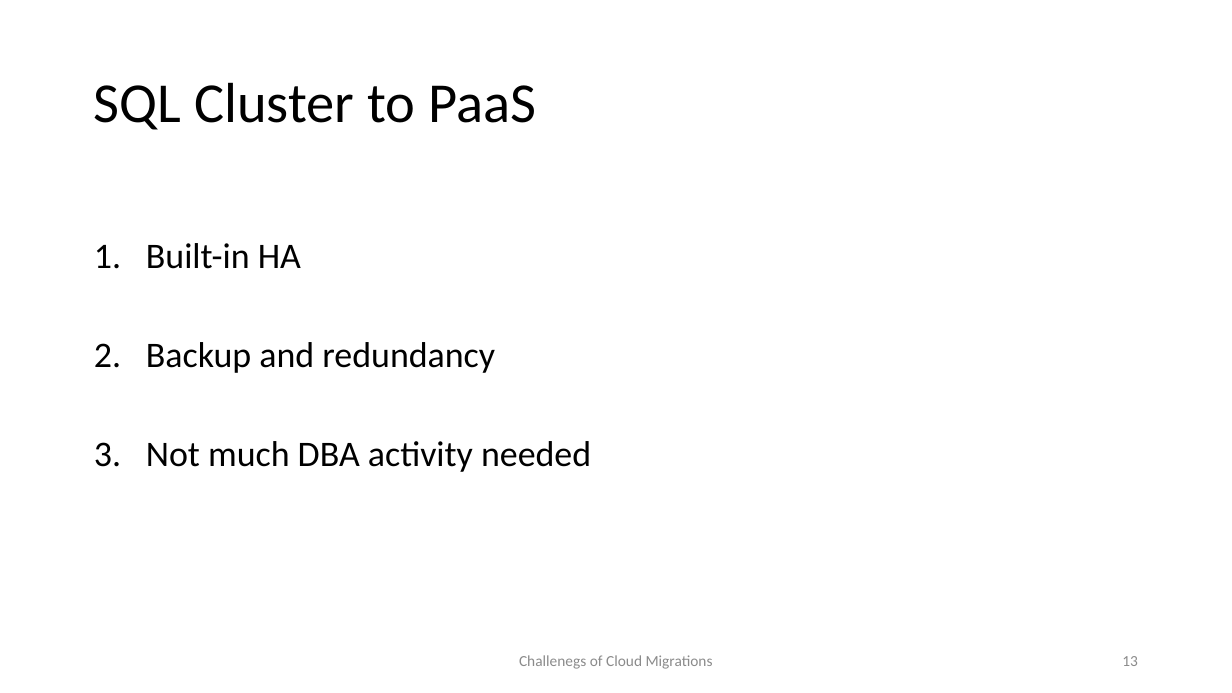
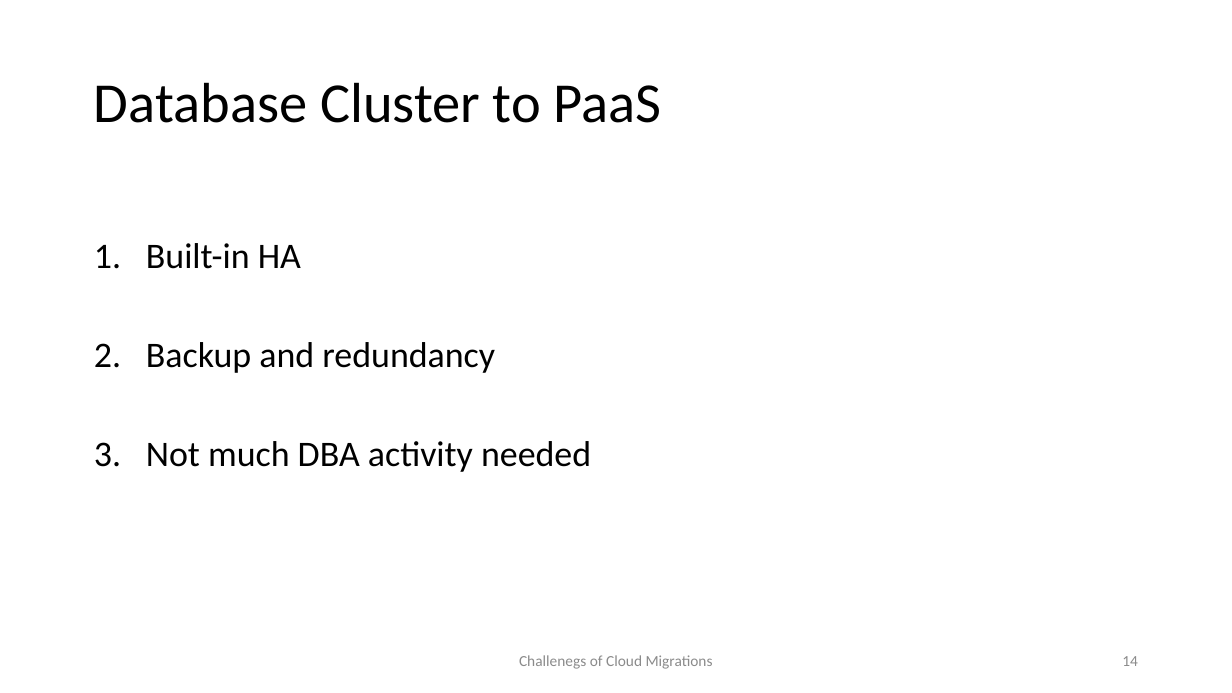
Before and after one commit to wrijugh/techtalks, a slide deck: slide 14 of slides/Challenges-of-Cloud-Migrations-Aug22.pptx (slide 13 before the commit). Drawn at 1232x693 pixels with LibreOffice and Linux fonts; fonts in the diff are those of the drawing. Boxes give left, top, right and bottom in pixels: in the first picture for what was removed or moved away, otherwise in the second. Text is boxed around its words. In the diff, an @@ line names an element or a change of style, - is before the commit and + after.

```diff
--- a/slides/Challenges-of-Cloud-Migrations-Aug22.pptx
+++ b/slides/Challenges-of-Cloud-Migrations-Aug22.pptx
@@ title at (94, 82, 662, 123): text changed @@
-SQL Cluster to PaaS
+Database Cluster to PaaS
@@ page number at (1122, 656, 1138, 666): text changed @@
-13
+14
```
Also in this commit, not shown: 8 other slides changed, 2 slides added.
